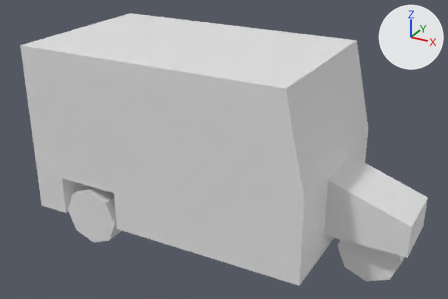
A saved change to the OBJ model res/mesh/mesh_Bus0.obj.
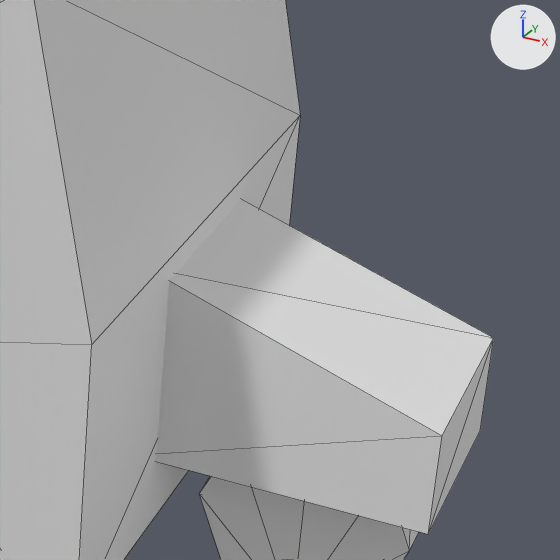
Old and new are each drawn whole from a camera (50 mm lens) standing at (5.42, -9.02, 4.17) and looking at (0.51, -0.1, -0.29) and again close up on the part from 62% to 100% of the width and 31% to 89% of the height. The lights are fixed; the arrows at upper right show +X, +Y and +Z. The close-ups show mesh edges as thin lines. Where no turn or scale is listed for an object, it has been applied to the vertices. Vertices at the same position are counted once.

In view in the first close-up: 'mesh_Bus0'.
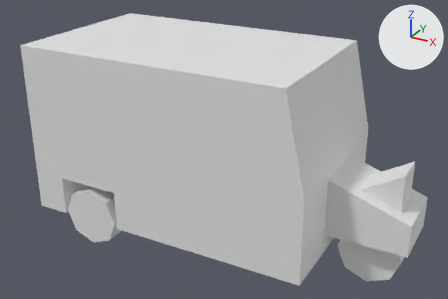
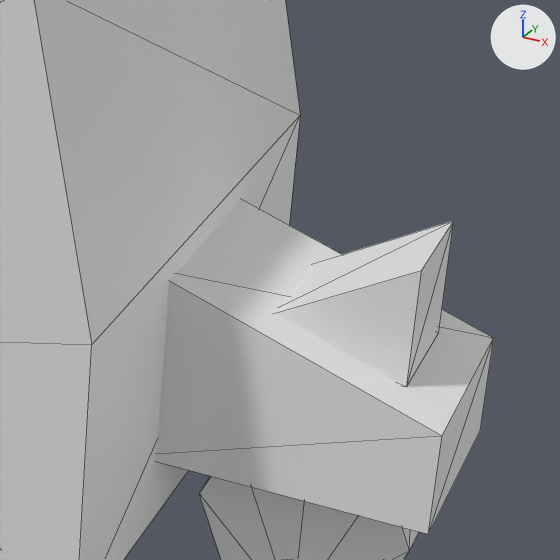
The newer file is also turned or shifted as a whole; pictures and numbers use the older file's frame.

Where the change shows, as pixel boxes (x1, y1, x2, y2) in the close-ups (560 x 560 px):
part 1 of me_mesh_bus0, added: after (276, 221, 454, 387)

Edits to the bpy script that builds the scene:
```text
Change me_mesh_bus0:
    where me_mesh_bus0.from_pydata(...)  # 82 vertices, 142 faces; spans x -2.66..3.99, y -1.55..1.55, z -2.03..1.54
    used by ob_mesh_bus0; location = (0.0, 0.0, 0.0)
    verts and faces of me_mesh_bus0; kept vertices keep their numbers, new ones are numbered from 82
    me_mesh_bus0 part 1
    add verts[82] = (2.99, -0.31, -0.42)
    add verts[83] = (3.76, -0.31, -0.59)  # pixel (406, 386)
    add verts[84] = (3.76, -0.31, 0.03)  # pixel (421, 270)
    add for new, old in zip([85, 86, 87], [82, 83, 84]): verts[new] = verts[old] + (0.0, 0.62, 0.0)
    add verts[88] = (2.99, -0.31, -0.59)
    add verts[89] = (2.99, 0.31, -0.59)
    add faces += [(82, 88, 83), (82, 83, 84), (83, 87, 84), (83, 86, 87), (85, 87, 86), (85, 86, 89)]
    add faces += [(82, 87, 85), (82, 84, 87)]
```
